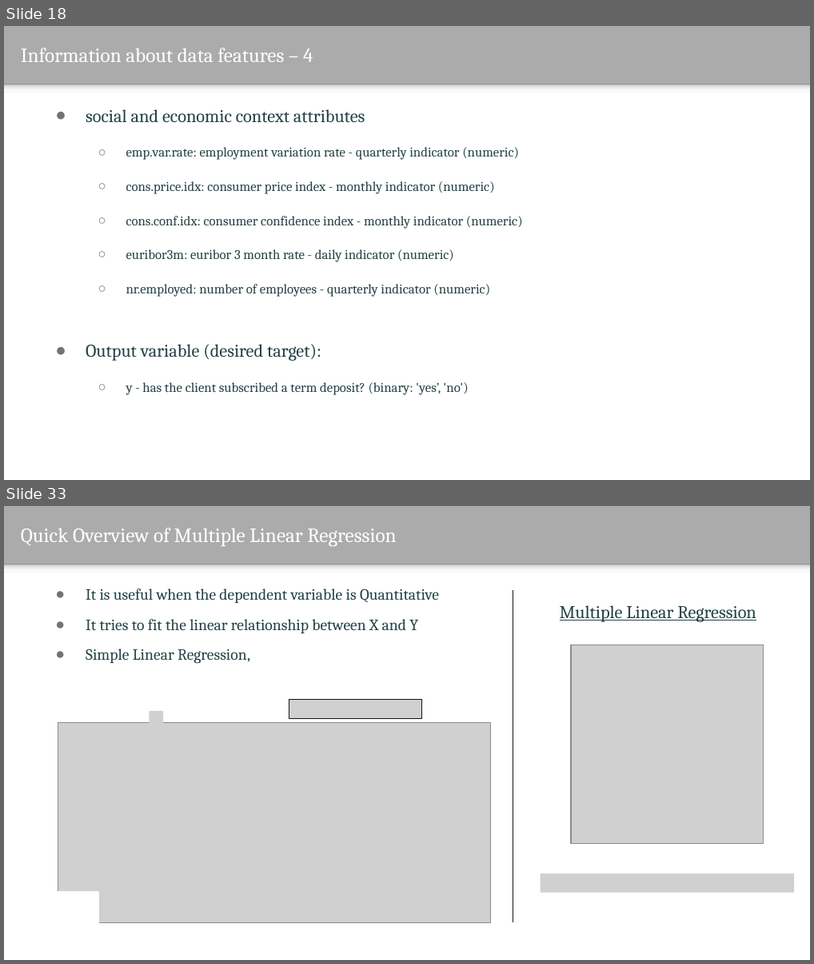
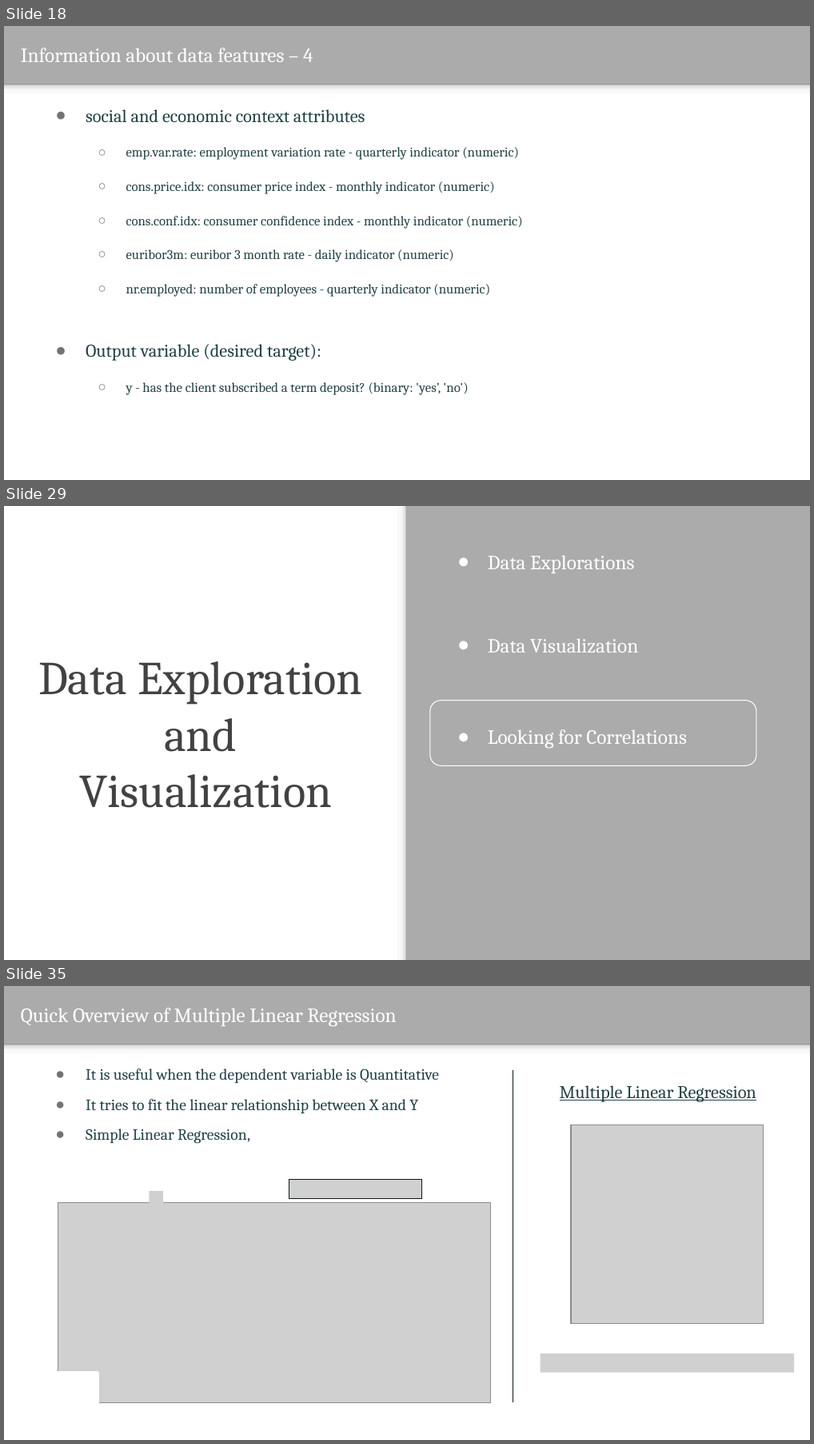
Before and after one commit to saurabhbhatt/DataGiri, a slide deck: Hands-on Machine Learning with Python - Datagiri.pptx. Shown one above the other, each under a label of ours: slides 18 and 33 before the commit, slides 18, 29 and 35 after it; the slides between them are not shown. The pictures are 814x964 and 814x1444 pixels, drawn with LibreOffice and Linux fonts; fonts in the diff are those of the drawing; grey boxes stand for pictures; background and template pictures are left out. Boxes give left, top, right and bottom in pixels: in the first picture for what was removed or moved away, otherwise in the second. Text is boxed around its words. In the diff, an @@ line names an element or a change of style, - is before the commit and + after.

```diff
--- a/Hands-on Machine Learning with Python - Datagiri.pptx
+++ b/Hands-on Machine Learning with Python - Datagiri.pptx
@@ slide 29 added at [4,506,810,960], background #ABABAB @@
@@ rectangle added at [4,506,407,959], fill #FFFFFF @@
@@ rectangle added at [398,506,407,959], fill gradient #F9F9F9 to #DEDEDE to #999999 @@
@@ text added at [488,556,687,748], 18 pt, text #FFFFFF @@
+● Data Explorations
+● Data Visualization
+● Looking for Correlations
@@ title added at [38,661,362,808], 42 pt, text #424242 @@
+Data Exploration
+and
+Visualization
@@ rounded rectangle added at [430,700,757,766], outline #FFFFFF 0.75 pt @@
@@ what was slide 33 is now slide 35 @@
```
Also in this commit, not shown: 21 slides changed, 2 other slides added, 1 slide removed, 6 other files.
